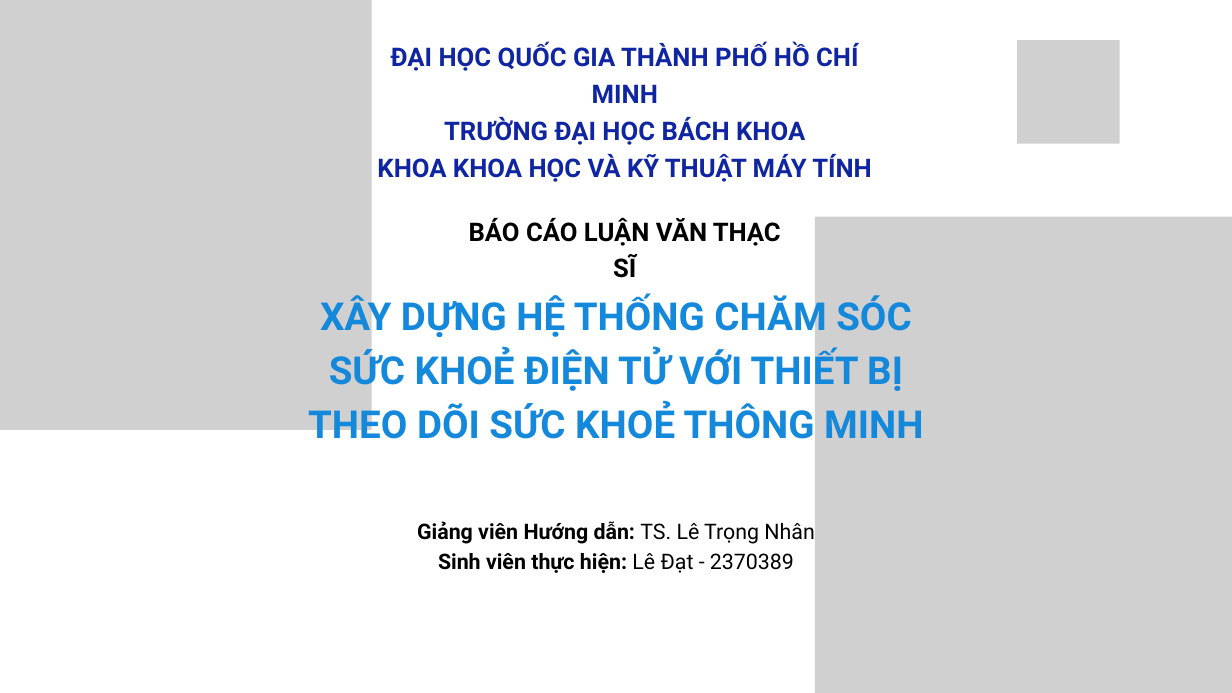
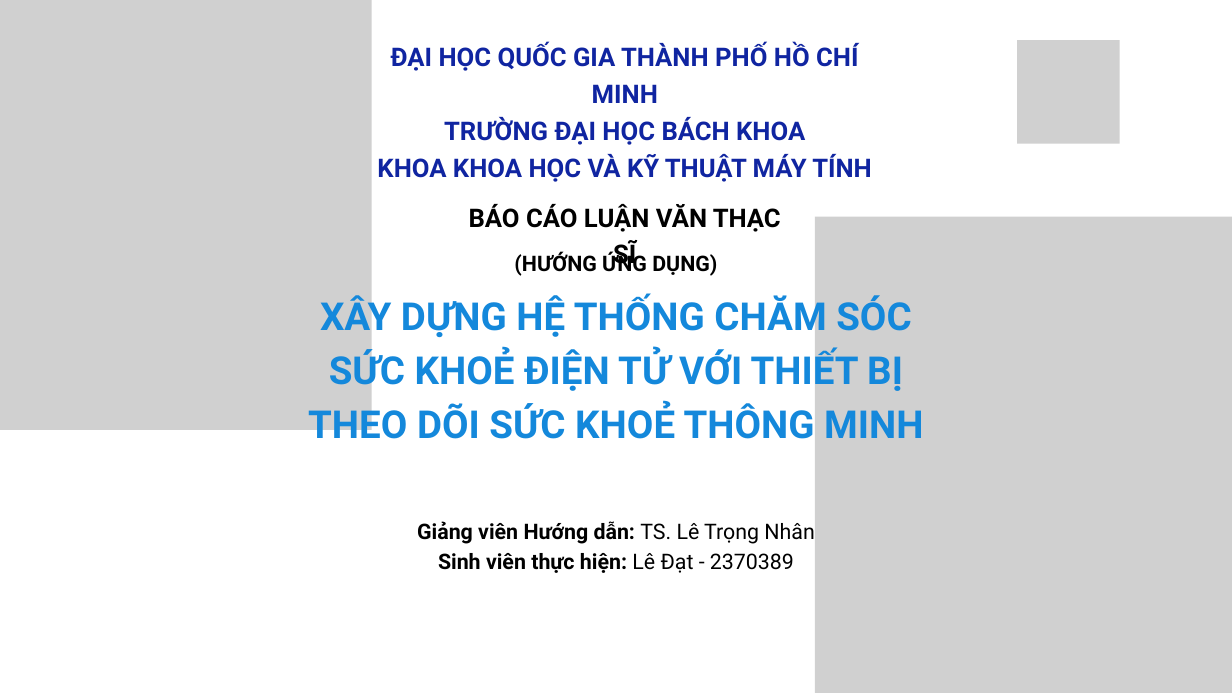
Before and after one commit to DatTwenty3/xiaomi_smart_scale_2, a slide deck: slide 1 of report/Luận văn Thạc sĩ - HK251.pptx. Drawn at 1232x693 pixels with LibreOffice and Linux fonts; fonts in the diff are those of the drawing; grey boxes stand for pictures. Boxes give left, top, right and bottom in pixels: in the first picture for what was removed or moved away, otherwise in the second. Text is boxed around its words. In the diff, an @@ line names an element or a change of style, - is before the commit and + after.

```diff
--- a/report/Luận văn Thạc sĩ - HK251.pptx
+++ b/report/Luận văn Thạc sĩ - HK251.pptx
@@ text "BÁO CÁO LUẬN VĂN THẠC ..." rewrapped from bbox=[469, 218, 781, 278] to bbox=[469, 204, 781, 270] @@
@@ text added at bbox=[514, 251, 647, 276], 25 pt, text #000000, bold @@
+(HƯỚNG ỨNG DỤNG)
```
Also in this commit, not shown: 30 other slides changed, 3 other files.
